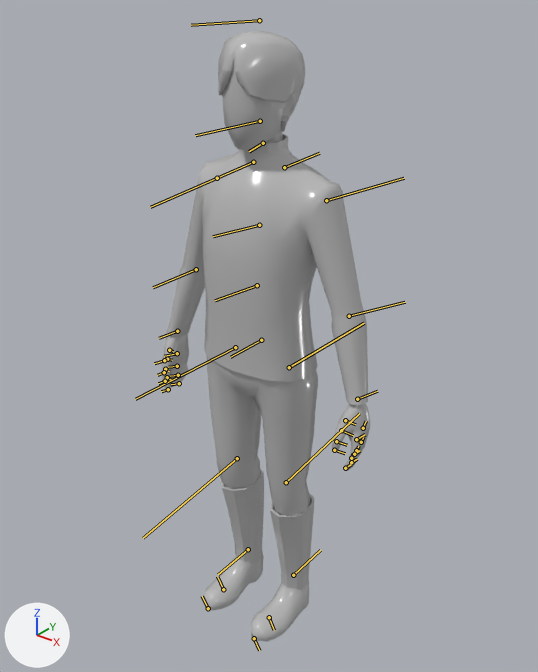
What one commit did to the FBX model 3dfile/playerB_idle.fbx.
One viewpoint serves both versions: a 50 mm lens placed at (0.0949, -0.1162, 0.1493), pointed at (-0.0005, 0.0031, 0.0753). Lighting does not change. The marker at lower left points along +X, +Y and +Z. The bones that bend it are drawn over the model as lines.
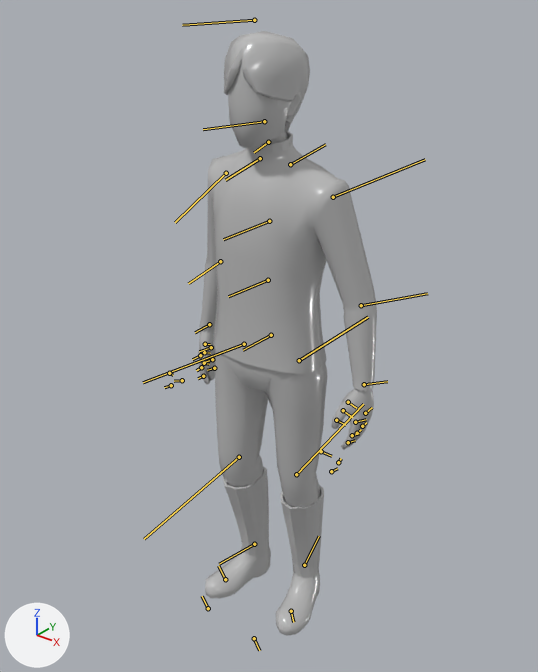
The newer file adds an action. The first version stands in its rest pose; the second is drawn at frame 2 of the action 'Take 001'.

The change in detail:
Bone 'Root_M' (bone_root_m) moves from (0.0, 0.0, 0.0) to (-0.02, -0.39, -0.03).
Bone 'Root_M' (bone_root_m) turns from (0, 0, 0) to (3, 1, -3) degrees about its own x, y and z.
Bone 'Hip_R' (bone_hip_r) turns from (0, 0, 0) to (5, -1, 1) degrees about its own x, y and z.
Bone 'Knee_R' (bone_knee_r) turns from (0, 0, 0) to (0, 0, -7) degrees about its own x, y and z.
Bone 'Ankle_R' (bone_ankle_r) turns from (0, 0, 0) to (9, 0, 3) degrees about its own x, y and z.
Bone 'Spine1_M' (bone_spine1_m) turns from (0, 0, 0) to (-2, -1, 5) degrees about its own x, y and z.
Bone 'Chest_M' (bone_chest_m) turns from (0, 0, 0) to (-2, -1, 5) degrees about its own x, y and z.
Bone 'Shoulder_R' (bone_shoulder_r) turns from (0, 0, 0) to (-8, 5, -2) degrees about its own x, y and z.
Bone 'Elbow_R' (bone_elbow_r) turns from (0, 0, 0) to (0, 0, 7) degrees about its own x, y and z.
Bone 'Neck_M' (bone_neck_m) turns from (0, 0, 0) to (-1, -2, 0) degrees about its own x, y and z.
Bone 'Head_M' (bone_head_m) turns from (0, 0, 0) to (3, 4, -10) degrees about its own x, y and z.
Bone 'Shoulder_L' (bone_shoulder_l) turns from (0, 0, 0) to (-11, 1, -2) degrees about its own x, y and z.
Bone 'Elbow_L' (bone_elbow_l) turns from (0, 0, 0) to (0, 0, 7) degrees about its own x, y and z.
Bone 'Wrist_L' (bone_wrist_l) turns from (0, 0, 0) to (0, 0, 7) degrees about its own x, y and z.
Bone 'Hip_L' (bone_hip_l) turns from (0, 0, 0) to (-1, 1, -3) degrees about its own x, y and z.
Bone 'Knee_L' (bone_knee_l) turns from (0, 0, 0) to (0, 0, -1) degrees about its own x, y and z.
Bone 'Ankle_L' (bone_ankle_l) turns from (0, 0, 0) to (15, 0, 1) degrees about its own x, y and z.

Changed parts and their boxes [x1, y1, x2, y2] in the pictures (538 x 672 px):
'polySurface6', posed (11% narrower)
    before: [167, 133, 368, 405]
    after: [199, 131, 377, 390]
'polySurface1', posed
    before: [206, 356, 318, 516]
    after: [215, 349, 327, 507]
'polySurface4', posed (23% narrower)
    before: [251, 493, 314, 641]
    after: [276, 485, 324, 636]
'polySurface8', posed
    before: [218, 30, 306, 132]
    after: [224, 31, 310, 132]
'polySurface7', posed (10% wider, 6% shorter)
    before: [204, 469, 264, 610]
    after: [205, 466, 271, 598]
'polySurface2', posed
    before: [222, 66, 297, 150]
    after: [228, 61, 302, 148]
'polySurface3', posed (13% wider, 7% shorter)
    before: [332, 404, 370, 471]
    after: [331, 388, 374, 450]
'polySurface5', posed
    before: [161, 334, 189, 390]
    after: [198, 328, 215, 384]
bone 'Root_M', root to tip
    before: (261, 340) to (230, 357)
    after: (271, 335) to (243, 350)
bone 'Hip_R', root to tip
    before: (235, 347) to (135, 399)
    after: (244, 344) to (143, 382)
bone 'Knee_R', root to tip
    before: (237, 458) to (143, 538)
    after: (239, 457) to (144, 539)
bone 'Ankle_R', root to tip
    before: (248, 549) to (218, 574)
    after: (254, 544) to (219, 564)
bone 'Spine1_M', root to tip
    before: (257, 285) to (215, 300)
    after: (268, 280) to (228, 296)
bone 'Chest_M', root to tip
    before: (259, 225) to (213, 236)
    after: (269, 221) to (223, 239)
bone 'Shoulder_R', root to tip
    before: (217, 178) to (150, 207)
    after: (226, 173) to (175, 222)
bone 'Elbow_R', root to tip
    before: (196, 269) to (153, 287)
    after: (220, 261) to (188, 283)
bone 'Neck_M', root to tip
    before: (263, 143) to (249, 151)
    after: (268, 142) to (254, 152)
bone 'Head_M', root to tip
    before: (260, 121) to (195, 135)
    after: (264, 121) to (203, 129)
bone 'Shoulder_L', root to tip
    before: (326, 200) to (404, 178)
    after: (333, 197) to (425, 159)
bone 'Elbow_L', root to tip
    before: (349, 316) to (405, 302)
    after: (361, 305) to (427, 293)
bone 'Wrist_L', root to tip
    before: (357, 399) to (377, 391)
    after: (364, 384) to (387, 381)
bone 'Hip_L', root to tip
    before: (289, 367) to (364, 323)
    after: (299, 360) to (368, 317)
bone 'Knee_L', root to tip
    before: (286, 482) to (359, 413)
    after: (296, 474) to (363, 404)
bone 'Ankle_L', root to tip
    before: (293, 575) to (320, 550)
    after: (304, 565) to (319, 536)
